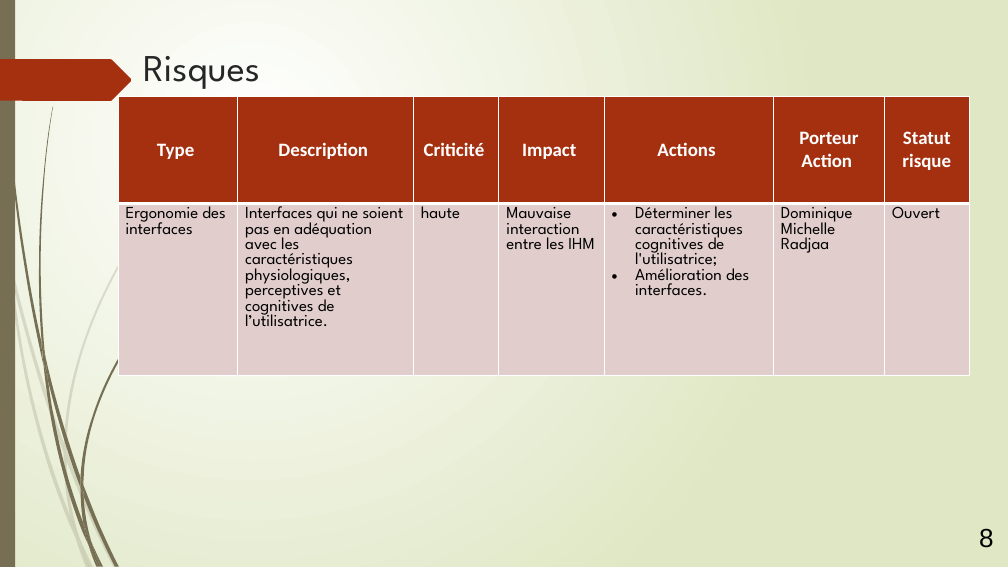
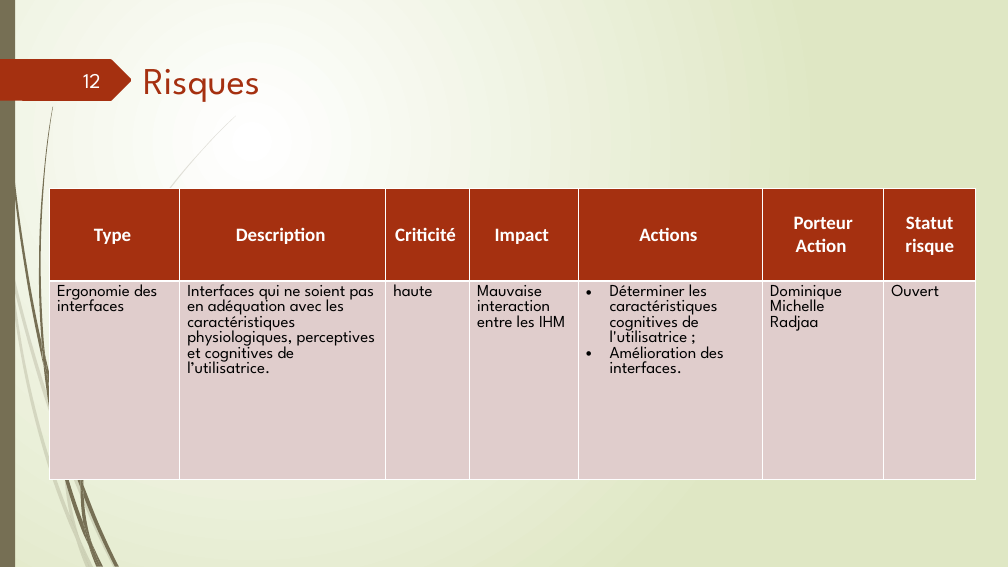
Before and after one commit to abes-esr/kalidos, a slide deck: slide 12 of doc/comité-pilotage.pptx (slide 9 before the commit). Drawn at 1008x567 pixels with LibreOffice and Linux fonts; fonts in the diff are those of the drawing. Boxes give left, top, right and bottom in pixels: in the first picture for what was removed or moved away, otherwise in the second. Text is boxed around its words. In the diff, an @@ line names an element or a change of style, - is before the commit and + after.

```diff
--- a/doc/comité-pilotage.pptx
+++ b/doc/comité-pilotage.pptx
@@ title "Risques": place and size @@
-title "Risques" at [143,56,260,89]
+title "Risques" at [143,69,260,102]
@@ title "Risques" at [143,69,260,102]: text colour #262626 to #A53010 @@
@@ page number added at [83,74,101,88], 20 pt, text #FEFFFF @@
+12
@@ table at [50,188,977,480] @@
-row 2, column 5: Déterminer les caractéristiques cognitives de l'utilisatrice; / Amélioration des interfaces.
+row 2, column 5: Déterminer les caractéristiques cognitives de l'utilisatrice ; / Amélioration des interfaces.
@@ table: place and size @@
-table at [118,96,969,375]
+table at [50,188,977,480]
@@ text removed at [979,528,994,548] @@
-8
```
Also in this commit, not shown: 8 other slides changed, 3 slides added.
